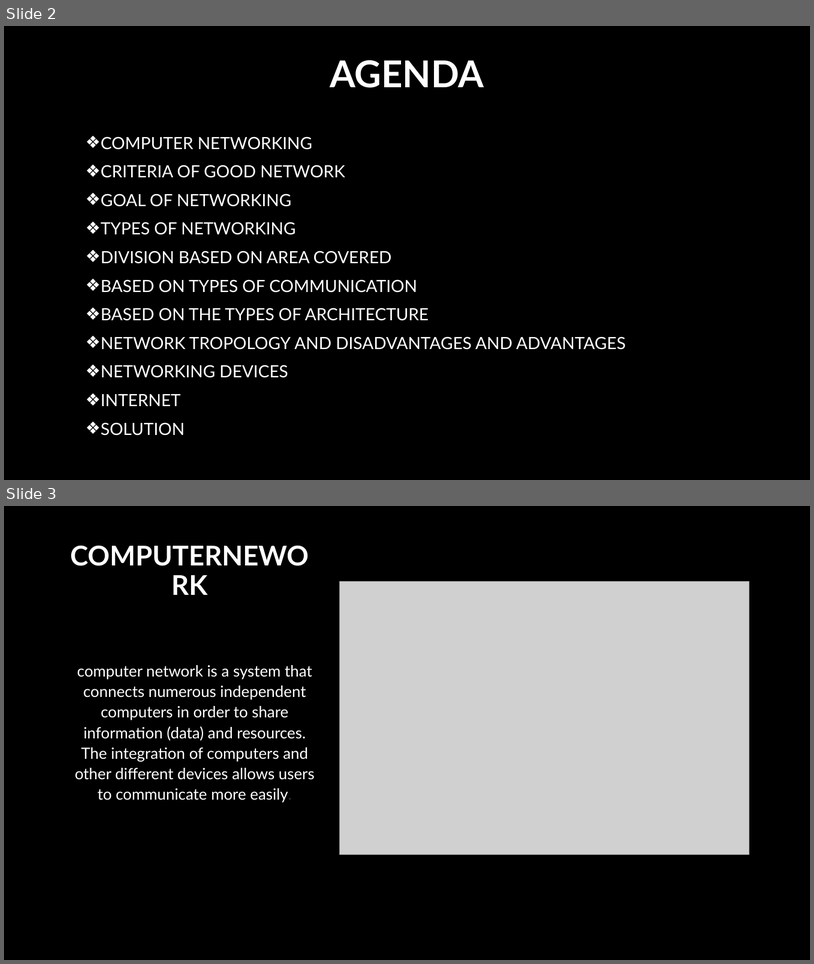
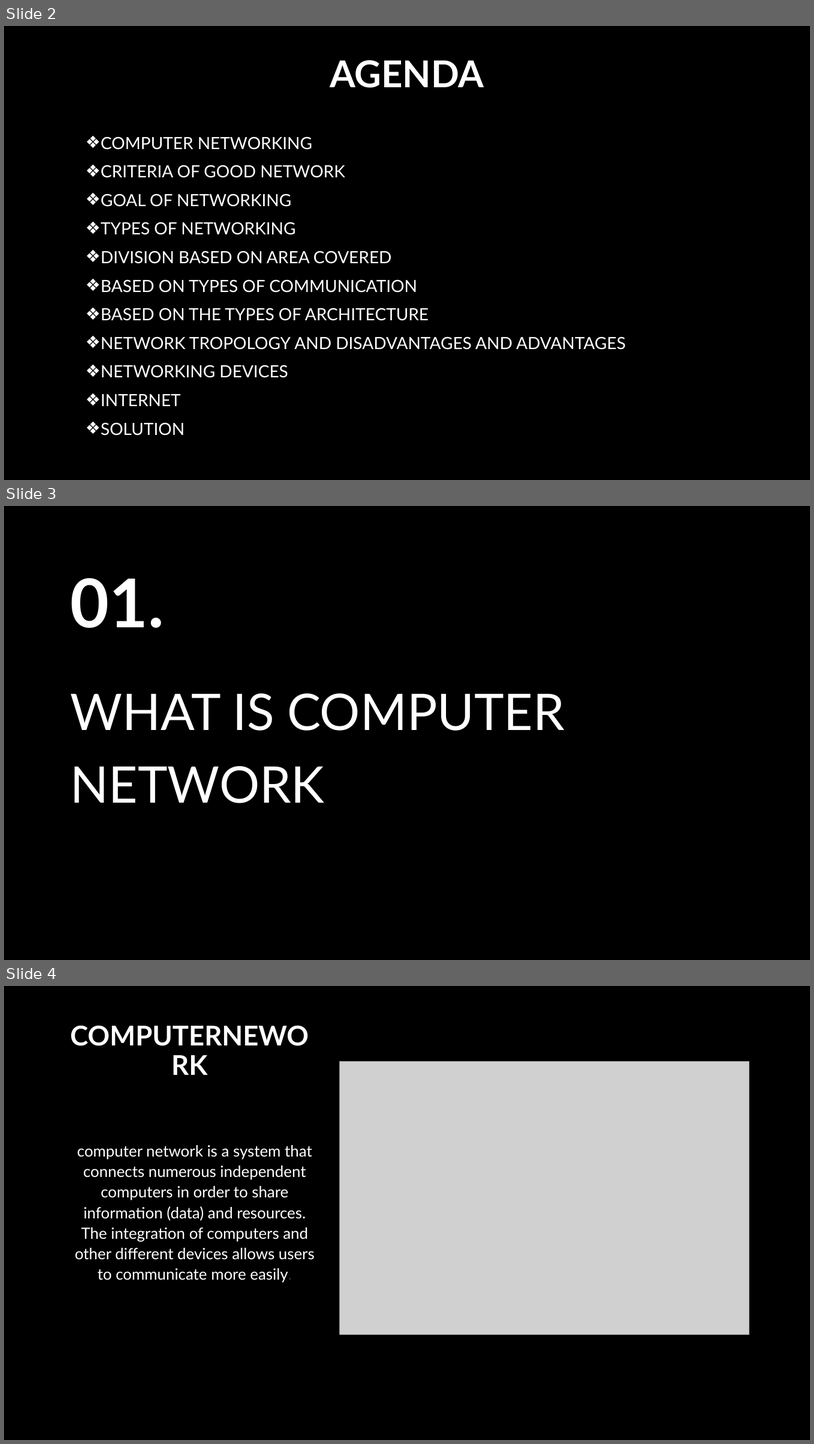
Before and after one commit to Yaelmae20/cs2022, a slide deck: COMPUTER NETWORK YAEL MAE TULAGAN.pptx. Shown one above the other, each under a label of ours: slides 2 and 3 before the commit, slides 2, 3 and 4 after it. The pictures are 814x964 and 814x1444 pixels, drawn with LibreOffice and Linux fonts; fonts in the diff are those of the drawing; grey boxes stand for pictures; background and template pictures are left out. Boxes give left, top, right and bottom in pixels: in the first picture for what was removed or moved away, otherwise in the second. Text is boxed around its words. In the diff, an @@ line names an element or a change of style, - is before the commit and + after.

```diff
--- a/COMPUTER NETWORK YAEL MAE TULAGAN.pptx
+++ b/COMPUTER NETWORK YAEL MAE TULAGAN.pptx
@@ slide 3 added at <box>4,506,810,960</box>, background picture (left out) @@
@@ title added at <box>71,578,164,628</box>, 80 pt, text #FFFFFF, bold @@
+01.
@@ text added at <box>71,693,565,803</box>, 60 pt, text #FFFFFF @@
+WHAT IS COMPUTER NETWORK
@@ what was slide 3 is now slide 4 @@
```
Also in this commit, not shown: 9 other slides added, 1 slide removed.
